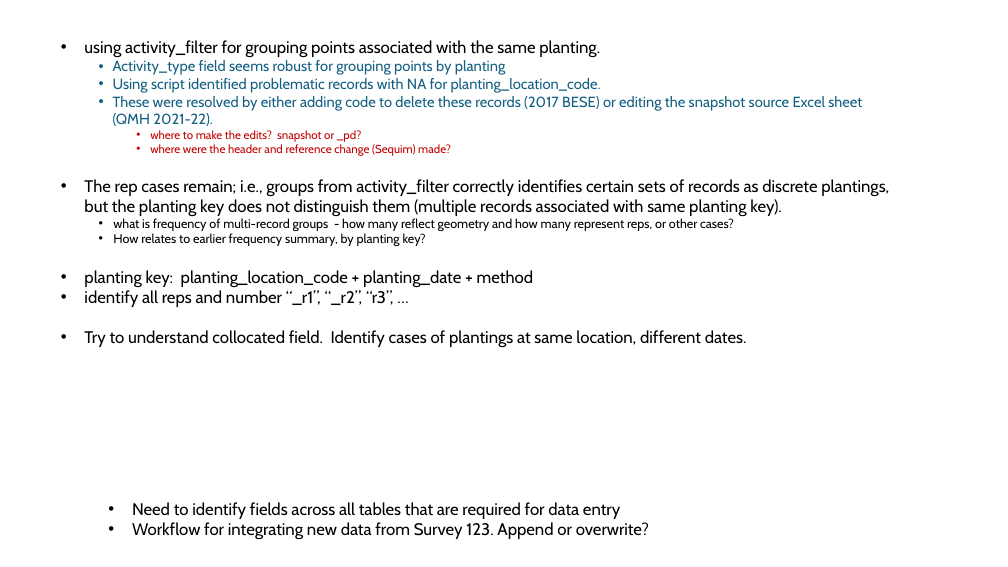
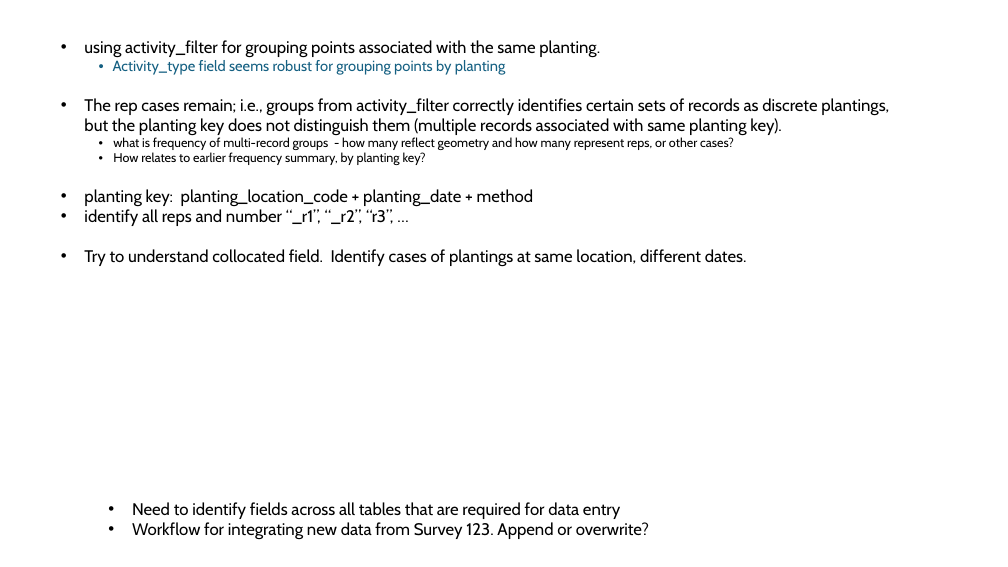
Before and after one commit to WA-Nearshore/seagrass-restoration-processing, a slide deck: slide 2 of docs/seagrass_restoration_storymap_notes.pptx. Drawn at 1008x567 pixels with LibreOffice and Linux fonts; fonts in the diff are those of the drawing. Boxes give left, top, right and bottom in pixels: in the first picture for what was removed or moved away, otherwise in the second. Text is boxed around its words. In the diff, an @@ line names an element or a change of style, - is before the commit and + after.

```diff
--- a/docs/seagrass_restoration_storymap_notes.pptx
+++ b/docs/seagrass_restoration_storymap_notes.pptx
@@ text at [113, 78, 862, 156]: paragraphs removed @@
-  • Using script identified problematic records with NA for planting_location_code.
-  • These were resolved by either adding code to delete these records (2017 BESE) or editing the snapshot source Excel sheet (QMH 2021-22).
-    • where to make the edits? snapshot or _pd?
-    • where were the header and reference change (Sequim) made?
```
Also in this commit, not shown: 2 other slides changed, 1 slide added, 8 other files.
